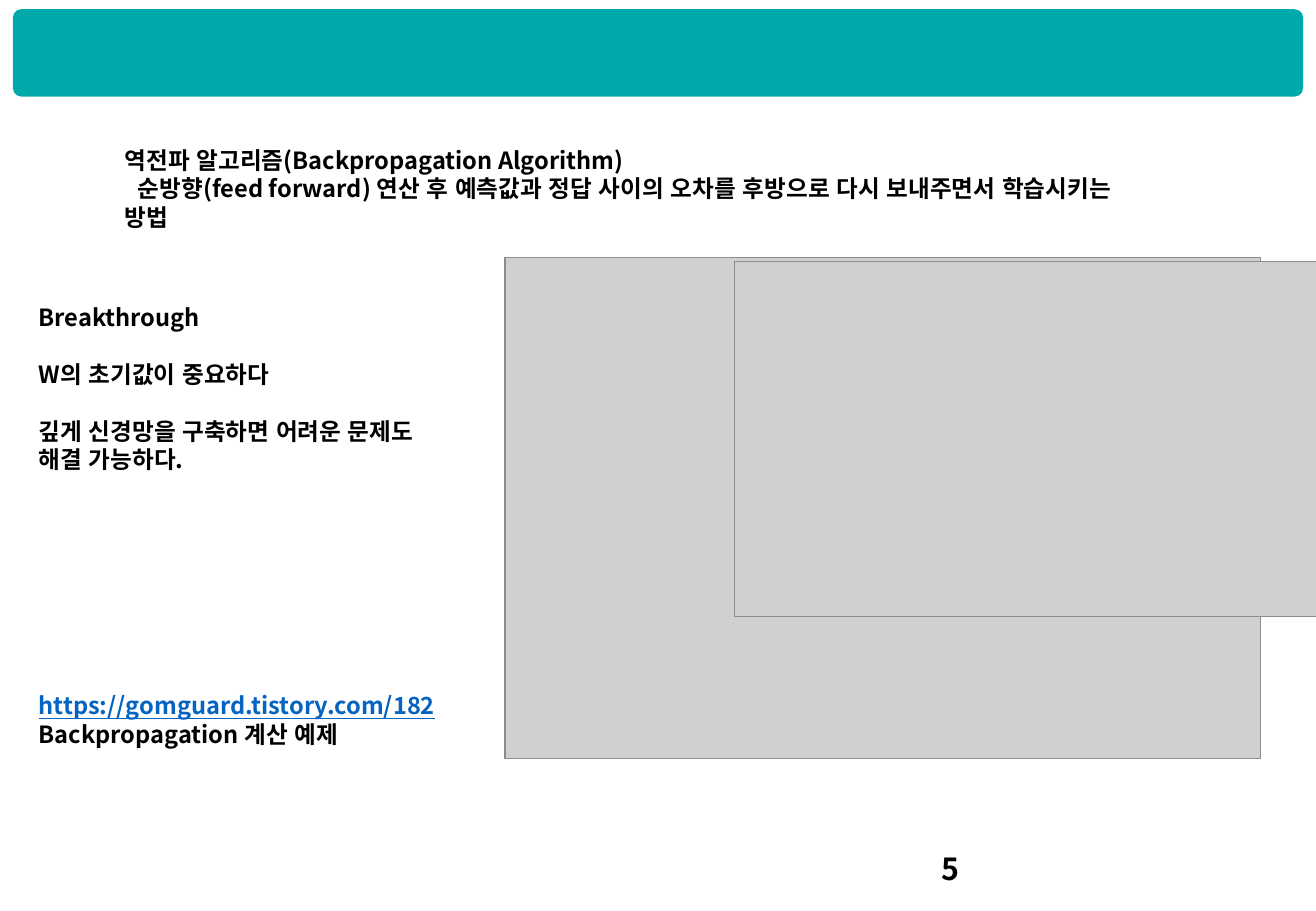
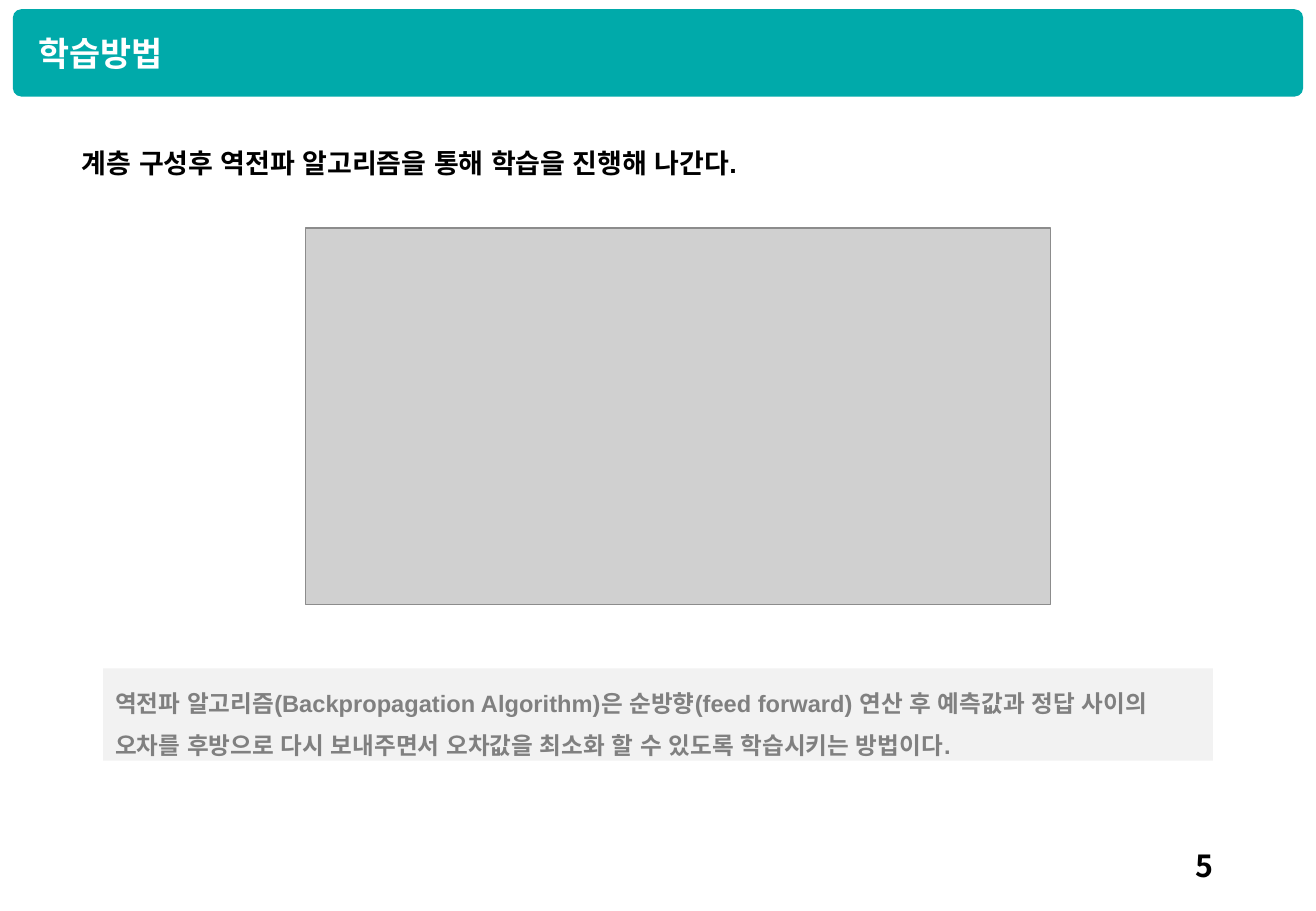
Before and after one commit to HyunQQ/analysis, a slide deck: slide 6 of dnn/dnn_hyunq.pptx. Drawn at 1316x911 pixels with LibreOffice and Linux fonts; fonts in the diff are those of the drawing; grey boxes stand for pictures. Boxes give left, top, right and bottom in pixels: in the first picture for what was removed or moved away, otherwise in the second. Text is boxed around its words. In the diff, an @@ line names an element or a change of style, - is before the commit and + after.

```diff
--- a/dnn/dnn_hyunq.pptx
+++ b/dnn/dnn_hyunq.pptx
@@ text added at (38,37,162,69), 20 pt, text #FFFFFF, bold @@
+학습방법
@@ text added at (82,150,737,176), 16 pt, text #000000, bold @@
+계층 구성후 역전파 알고리즘을 통해 학습을 진행해 나간다.
@@ picture: place and size @@
-picture at (505,258,1261,758)
+picture at (305,228,1050,605)
@@ picture removed at (735,261,1316,617) @@
@@ text removed at (39,307,413,470) @@
-Breakthrough
-W의 초기값이 중요하다
-깊게 신경망을 구축하면 어려운 문제도 해결 가능하다.
@@ rectangle "역전파 알고리즘(Backpropagation Algorithm)은 순방향(feed forward) ...": place and size @@
-rectangle "역전파 알고리즘(Backpropagation Algorithm)은 순방향(feed forward) ..." at (125,149,1111,228)
+rectangle "역전파 알고리즘(Backpropagation Algorithm)은 순방향(feed forward) ..." at (103,668,1213,761)
@@ rectangle "역전파 알고리즘(Backpropagation Algorithm)은 순방향(feed forward) ..." at (103,668,1213,761): fill none to #F2F2F2 @@
@@ text removed at (39,695,435,749) @@
-https://gomguard.tistory.com/182
-Backpropagation 계산 예제
@@ text in rectangle at (115,692,1147,756): text changed; font Noto Sans CJK KR to Arial; text colour #000000 to #808080 @@
-역전파 알고리즘(Backpropagation Algorithm)
-순방향(feed forward) 연산 후 예측값과 정답 사이의 오차를 후방으로 다시 보내주면서 학습시키는 방법
+역전파 알고리즘(Backpropagation Algorithm)은 순방향(feed forward) 연산 후 예측값과 정답 사이의 오차를 후방으로 다시 보내주면서 오차값을 최소화 할 수 있도록 학습시키는 방법이다.
@@ page number at (1196,854,1214,878): alignment left to right @@
```
Also in this commit, not shown: 8 other slides changed, 5 slides added, 2 slides removed, 1 other file.
